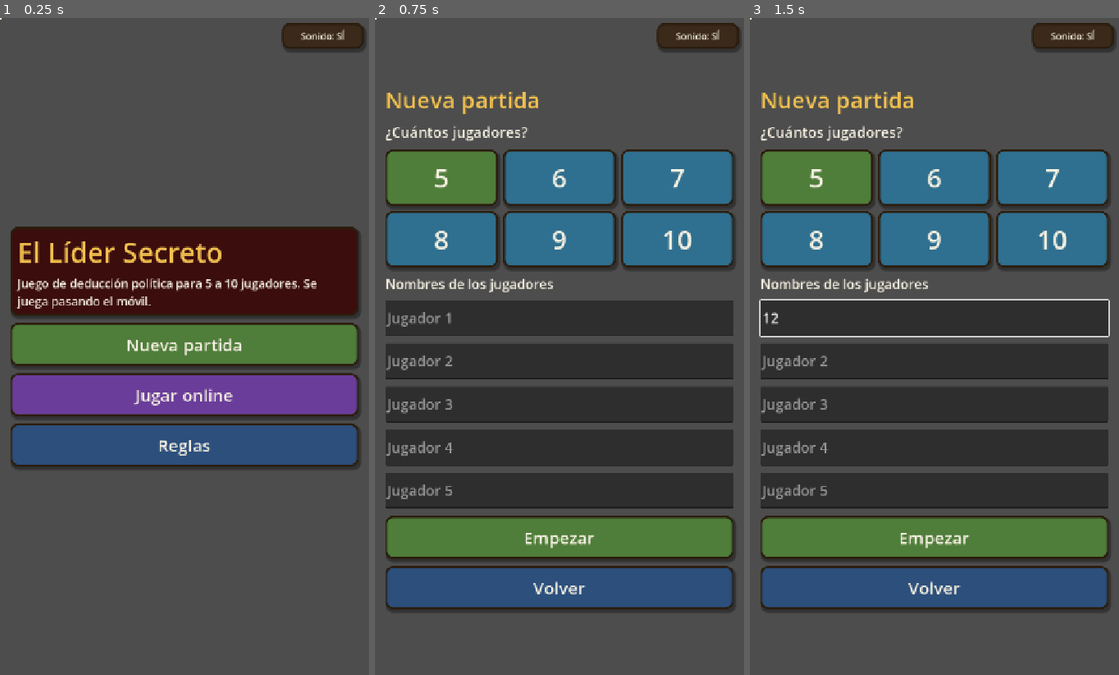
Above: before the commit, frames 1-3 (left to right).
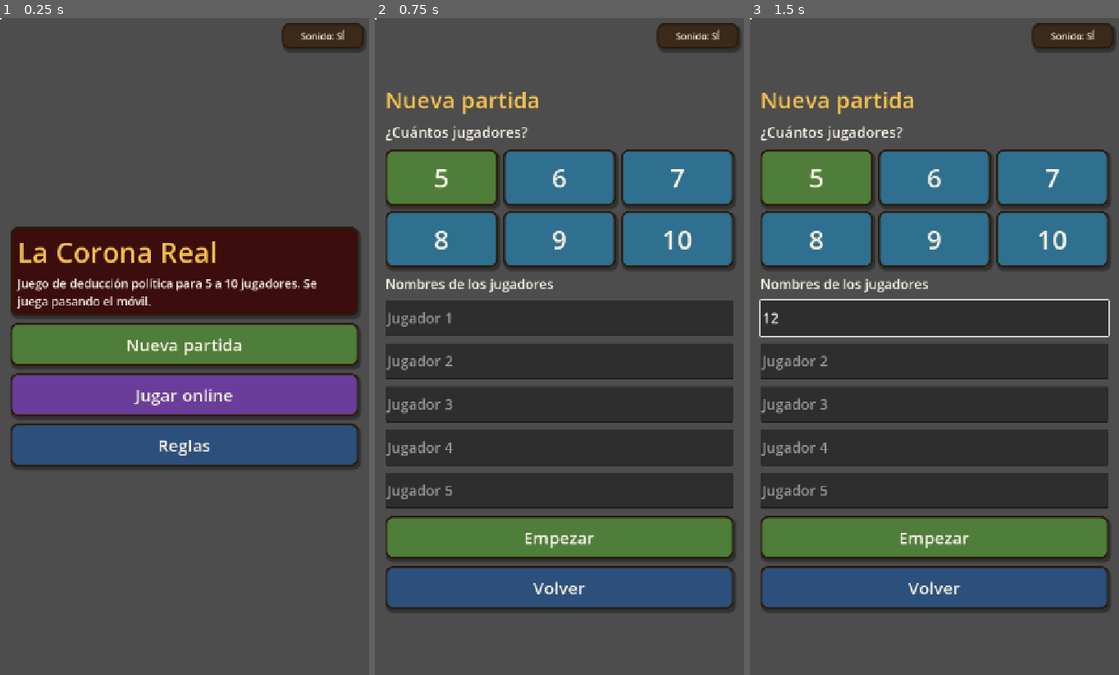
Above: after the commit, the same moments.

Repository: RafaValentin17/El-Lider-Secreto
Game: Godot game, scene res://main.tscn
Same seed, same stepped clock (60 frames per second), same inputs: the game is played once before the commit and once after it.
Inputs (mouse positions are in pixels of both pictures, inside the frame that each line leads up to):
- Up to frame 1 (0.25 s): no input
- Up to frame 2 (0.75 s): click "Nueva partida" at 0.5 s
- Up to frame 3 (1.5 s): click (934, 320) at 1.27 s; type "12" at 1.35 s

The runs differ from the first frame. In frame 1, 0.9% of the frame differs, in the area x 6-60%, y 34-38%; in frame 2, nothing differs; in frame 3, nothing differs.

Commit message:
Título del juego: La Corona Real

Diff:
--- a/project.godot
+++ b/project.godot
@@ -10,7 +10,7 @@
 
 [application]
 
-config/name="El Líder Secreto"
+config/name="La Corona Real"
 run/main_scene="res://main.tscn"
 config/features=PackedStringArray("4.7", "Forward Plus")
 config/icon="res://icon.svg"
--- a/scripts/game_logic.gd
+++ b/scripts/game_logic.gd
@@ -1,6 +1,6 @@
 class_name GameLogic
 extends RefCounted
-## Reglas puras de El Líder Secreto (sin interfaz).
+## Reglas puras de La Corona Real (sin interfaz).
 ## Equivalencias: LIBERTADOR = Juez, FASCIST = Cartel, HITLER = Consejero Corrupto.
 ## Cartas: "L" = Ley Justa, "F" = Ley Corrupta. La carta de arriba del mazo es la ultima del array.
 
--- a/scripts/net.gd
+++ b/scripts/net.gd
@@ -74,7 +74,7 @@
 		return
 	multiplayer.multiplayer_peer = peer
 	multiplayer.peer_disconnected.connect(_on_peer_gone)
-	print("El Líder Secreto: servidor escuchando en el puerto %d" % port)
+	print("La Corona Real: servidor escuchando en el puerto %d" % port)
 
 
 @rpc("any_peer", "reliable")
--- a/scripts/texts.gd
+++ b/scripts/texts.gd
@@ -2,7 +2,7 @@
 extends RefCounted
 ## Textos de la interfaz con los nombres del juego original (version en espanol).
 
-const TITLE := "El Líder Secreto"
+const TITLE := "La Corona Real"
 const LIB := "Libertador"
 const FAS := "Tirano"
 const HIT := "El Esclavista"
